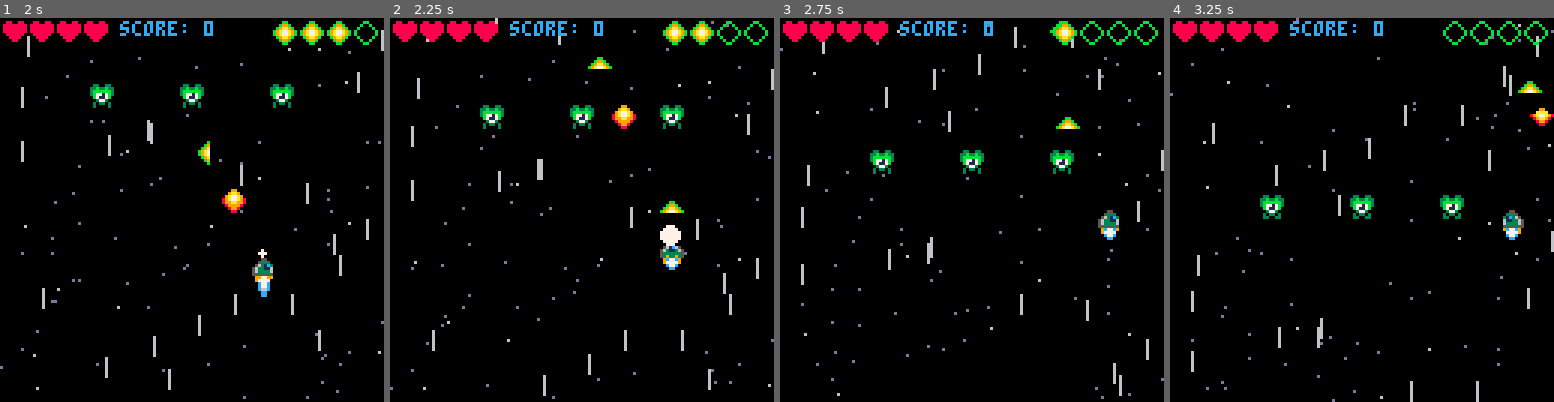
Above: before the commit, frames 1-4 (left to right).
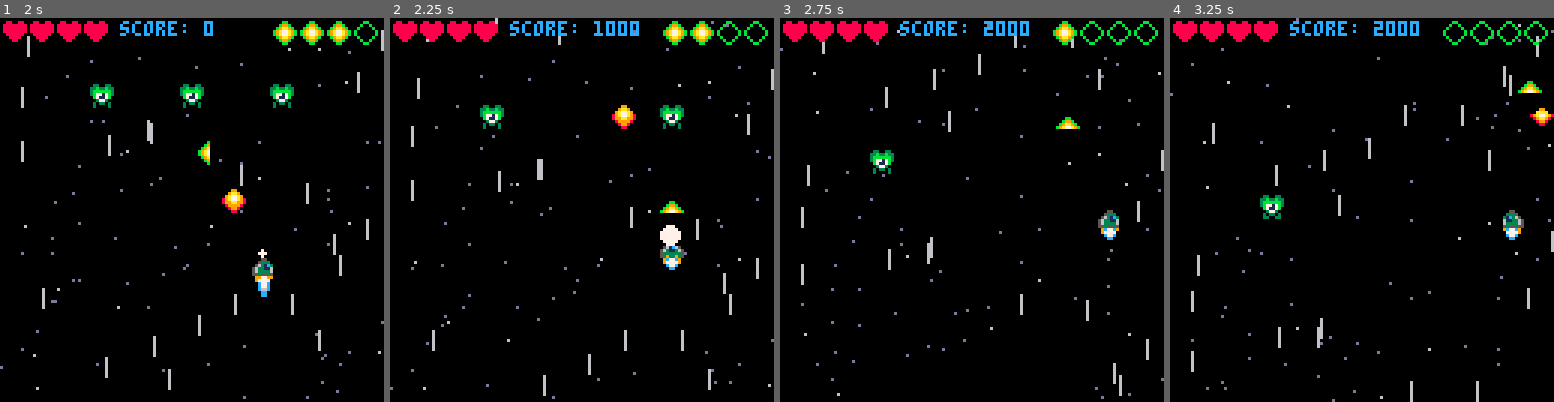
Above: after the commit, the same moments.

Repository: simonanger/pico8_shmup
Game: PICO-8 cartridge shmup.p8
Same seed, same stepped clock (60 frames per second), same inputs: the game is played once before the commit and once after it.
Inputs:
- Up to frame 1 (2 s): tap X (X key) at 0.33, 1.07, 1.85 s; tap O (Z key) at 0.7, 1.7 s; hold Right from 1.6 s (still down)
- Up to frame 2 (2.25 s): release Right at 2.1 s; tap O (Z key) at 2.1 s; hold Up from 2.15 s (still down)
- Up to frame 3 (2.75 s): release Up at 2.42 s; hold Right from 2.47 s (still down); tap O (Z key) at 2.5 s
- Up to frame 4 (3.25 s): tap O (Z key) at 2.9 s; tap X (X key) at 2.97 s; release Right at 3.03 s; hold Left from 3.08 s (still down)

Frame 1 is identical in both runs. In frame 2, 0.7% of the frame differs, in the area x 46-65%, y 0-29%; in frame 3, 0.8%, in the area x 46-77%, y 0-41%; in frame 4, 0.8%.

Commit message:
bombs can now take out enemies

Diff:
--- a/shmup.p8
+++ b/shmup.p8
@@ -312,6 +312,22 @@
 		  sfx(6)
 		  del(enemies,myen)
 		  del(bulls,bull)
+
+		  if #enemies==0 then
+		   enemfunc()
+		  end
+	  end
+  end
+ end
+
+ --collision bullets x enemies
+ for myen in all(enemies) do
+  for bomb in all(bomba) do
+	  if hit(bomb,myen) then
+		  score+=1000
+		  sfx(6)
+		  del(enemies,myen)
+		  del(bomba,bomb)
 
 		  if #enemies==0 then
 		   enemfunc()
